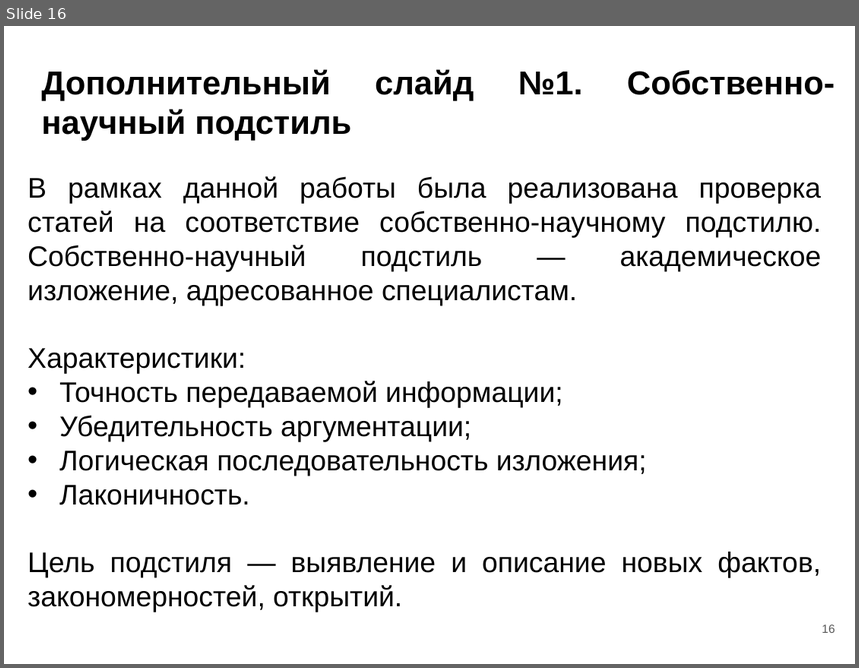
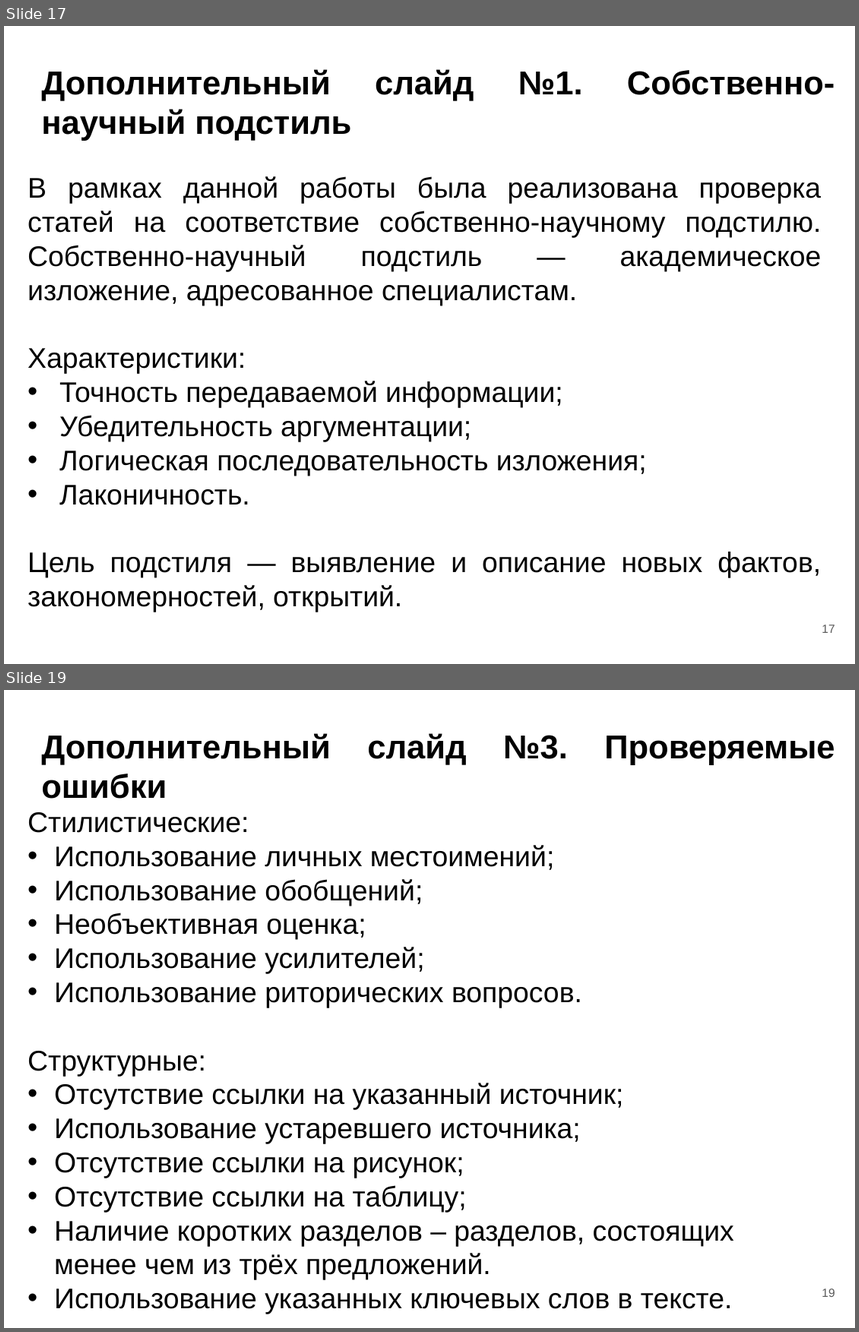
Before and after one commit to OSLL/sw-auto, a slide deck: paper_work/masters thesis/msc_slides.pptx. Shown one above the other, each under a label of ours: slide 16 before the commit, slides 17 and 19 after it; the slides between them are not shown. The pictures are 859x668 and 859x1332 pixels, drawn with LibreOffice and Linux fonts; fonts in the diff are those of the drawing. Boxes give left, top, right and bottom in pixels: in the first picture for what was removed or moved away, otherwise in the second. Text is boxed around its words. In the diff, an @@ line names an element or a change of style, - is before the commit and + after.

```diff
--- a/paper_work/masters thesis/msc_slides.pptx
+++ b/paper_work/masters thesis/msc_slides.pptx
@@ slide 19 added at (4,690,855,1328), background #FFFFFF @@
@@ title added at (41,733,835,765), 28 pt, text #000000, bold @@
+Дополнительный слайд №3. Проверяемые ошибки
@@ text added at (28,812,734,1315), 24 pt, text #000000 @@
+Стилистические:
+• Использование личных местоимений;
+• Использование обобщений;
+• Необъективная оценка;
+• Использование усилителей;
+• Использование риторических вопросов.
+Структурные:
+• Отсутствие ссылки на указанный источник;
+• Использование устаревшего источника;
+• Отсутствие ссылки на рисунок;
+• Отсутствие ссылки на таблицу;
+• Наличие коротких разделов – разделов, состоящих менее чем из трёх предложений.
+• Использование указанных ключевых слов в тексте.
@@ page number added at (822,1289,835,1297), 10 pt, text #595959 @@
+19
@@ what was slide 16 is now slide 17 @@
@@ page number at (822,625,835,633): text changed @@
-16
+17
```
Also in this commit, not shown: 4 slides changed, 10 other slides added, 3 other files.
